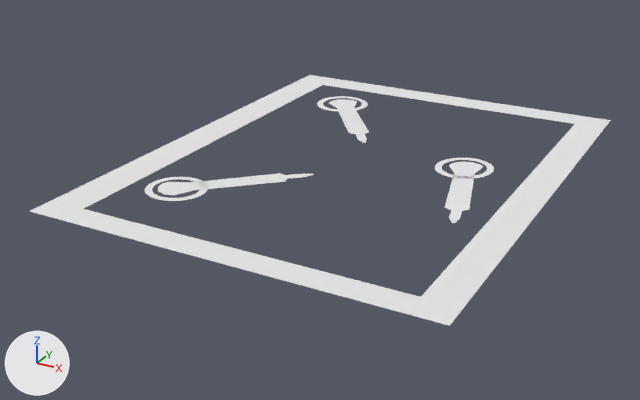
An edit to the OBJ model assets/flux_capacitor.obj, drawn before and after from the same camera.
Both versions are drawn from a camera (50 mm lens) standing at (6.77, -13.73, 5.91) and looking at (-0.46, -0.59, -0.67). The axes (+X, +Y, +Z) are drawn at lower left. The lights are the same throughout. Where no turn or scale is listed for an object, it has been applied to the vertices.

The older version as bpy lines, for what is in view:
```python
ob_circle_001_circle_002 = bpy.data.objects.new('Circle.001_Circle.002', me_circle_001_circle_002)
ob_circle_001_circle_002.location = (0.0, 0.0, 0.0)
ob_circle_002_circle_003 = bpy.data.objects.new('Circle.002_Circle.003', me_circle_002_circle_003)
ob_circle_002_circle_003.location = (0.0, 0.0, 0.0)
ob_plane = bpy.data.objects.new('Plane', me_plane)
ob_plane.location = (0.0, 0.0, 0.0)
ob_plane_001 = bpy.data.objects.new('Plane.001', me_plane_001)
ob_plane_001.location = (0.0, 0.0, 0.0)
ob_plane_002 = bpy.data.objects.new('Plane.002', me_plane_002)
ob_plane_002.location = (0.0, 0.0, 0.0)
ob_plane_003 = bpy.data.objects.new('Plane.003', me_plane_003)
ob_plane_003.location = (0.0, 0.0, 0.0)
```
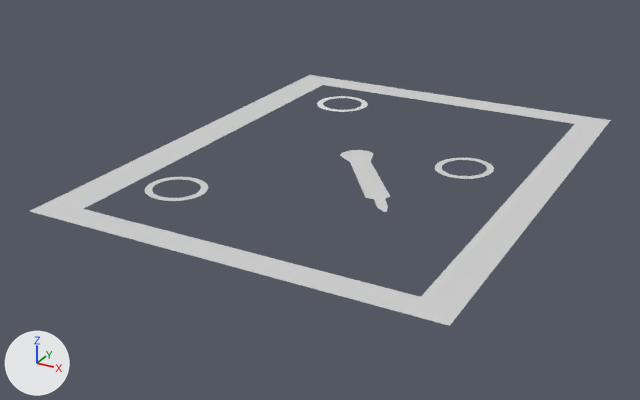
Patch to the scene script:
```diff
--- a/assets/flux_capacitor.obj.py
+++ b/assets/flux_capacitor.obj.py
@@ mat_socketc @@
+mat_socketc = principled_material('SocketC')
+mat_socketc.base_color = (0.64, 0.64, 0.64)  # light grey #d1d1d1
+mat_socketc.roughness = 0.69
@@ mat_socketb @@
+mat_socketb = principled_material('SocketB')
+mat_socketb.base_color = (0.64, 0.64, 0.64)  # light grey #d1d1d1
+mat_socketb.roughness = 0.69
@@ mat_frame @@
+mat_frame = principled_material('Frame')
+mat_frame.base_color = (0.64, 0.64, 0.64)  # light grey #d1d1d1
+mat_frame.roughness = 0.69
@@ mat_arm @@
+mat_arm = principled_material('Arm')
+mat_arm.base_color = (0.64, 0.64, 0.64)  # light grey #d1d1d1
+mat_arm.roughness = 0.69
@@ me_circle_001_circle_002 @@
 me_circle_001_circle_002.from_pydata(...)  # 64 vertices, 64 faces; spans x 1.347..2.401, y 0.018..1.072, z 0.007..0.04
 # used by ob_circle_001_circle_002; location = (0.0, 0.0, 0.0)
+# me_circle_001_circle_002 part 2: 64 faces spanning x 1.347..2.401, y 0.018..1.072, z 0.007..0.04 switch from mat_none (white #e7e7e7) to mat_socketb (light grey #d1d1d1)
@@ me_circle_002_circle_003 @@
 me_circle_002_circle_003.from_pydata(...)  # 64 vertices, 64 faces; spans x -2.437..-1.384, y -3.44..-2.386, z 0.127..0.138
 # used by ob_circle_002_circle_003; location = (0.0, 0.0, 0.0)
+# me_circle_002_circle_003 part 3: 64 faces spanning x -2.437..-1.384, y -3.44..-2.386, z 0.127..0.138 switch from mat_none (white #e7e7e7) to mat_socketc (light grey #d1d1d1)
@@ me_plane @@
 me_plane.from_pydata(...)  # 8 vertices, 8 faces; spans x -3.62..3.58, y -4.57..4.63, z 0.0
 # used by ob_plane; location = (0.0, 0.0, 0.0)
+# me_plane part 1: 8 faces spanning x -3.62..3.58, y -4.57..4.63, z 0.0 switch from mat_none (white #e7e7e7) to mat_frame (light grey #d1d1d1)
@@ me_arm @@
+me_arm.from_pydata([(1.13, -1.66, 0.1), (1.33, -1.43, 0.1), (0.99, -1.67, 0.1), (0.33, -0.14, 0.1), (0.03, -0.36, 0.1), (1.28, -1.56, 0.1), (1.48, -2.04, 0.1), (1.52, -2.01, 0.1), (1.46, -1.82, 0.1), (1.31, -1.93, 0.1), (0.27, 0.08, 0.1), (-0.17, -0.24, 0.1), (-0.23, 0.2, 0.1), (0.21, 0.25, 0.1), (0.09, 0.31, 0.1), (-0.08, 0.29, 0.1), (-0.32, 0.01, 0.1), (-0.29, -0.15, 0.1)], [], [(0, 1, 2), (3, 4, 2), (1, 3, 2), (5, 1, 0), (6, 7, 8), (0, 9, 8), (9, 6, 8), (8, 5, 0), (4, 10, 11), (12, 11, 13), (4, 3, 10), (13, 14, 15), (15, 12, 13), (12, 16, 11), (16, 17, 11), (11, 10, 13)])
+me_arm.materials.append(mat_arm)  # light grey #d1d1d1
@@ ob_plane_001 @@
-ob_plane_001 = bpy.data.objects.new('Plane.001', me_plane_001)
-ob_plane_001.location = (0.0, 0.0, 0.0)
@@ ob_plane_002 @@
-ob_plane_002 = bpy.data.objects.new('Plane.002', me_plane_002)
-ob_plane_002.location = (0.0, 0.0, 0.0)
@@ ob_plane_003 @@
-ob_plane_003 = bpy.data.objects.new('Plane.003', me_plane_003)
-ob_plane_003.location = (0.0, 0.0, 0.0)
@@ ob_arm @@
+ob_arm = bpy.data.objects.new('Arm', me_arm)
+ob_arm.location = (0.0, 0.0, 0.0)
```

Where the change shows, as pixel boxes [x1, y1, x2, y2] in the pictures (640 x 400 px):
'Arm', added: after [340, 150, 390, 212]
'Plane.002', deleted: before [444, 162, 483, 223]
'Plane.003', deleted: before [158, 173, 314, 195]
'Plane.001', deleted: before [329, 99, 369, 143]
part 1 of me_plane, recoloured (white to grey): [30, 75, 611, 326] in both
part 2 of me_circle_001_circle_002, recoloured (white to grey): [435, 158, 494, 179] in both
part 3 of me_circle_002_circle_003, recoloured (white to grey): [145, 177, 208, 201] in both
